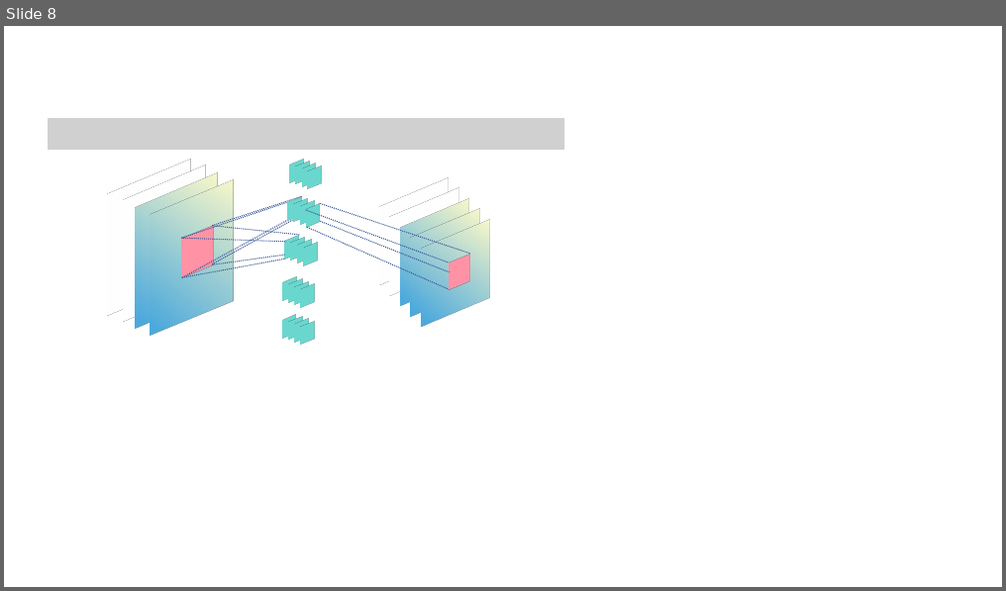
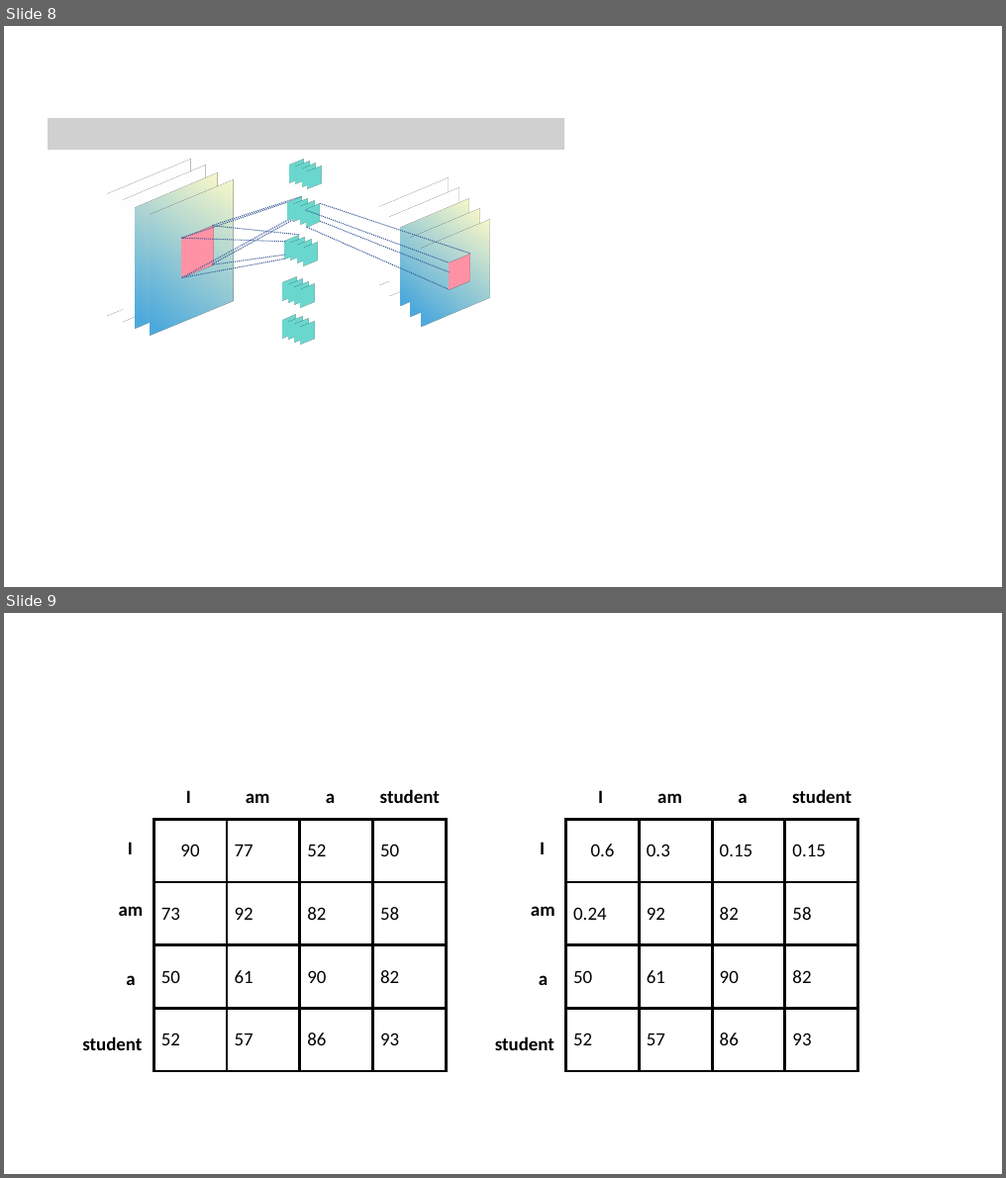
Before and after one commit to ShengzheOuyang/latex_template_students, a slide deck: 插图制作.pptx. Shown one above the other, each under a label of ours: slide 8 before the commit, slides 8 and 9 after it. The pictures are 1006x591 and 1006x1178 pixels, drawn with LibreOffice and Linux fonts; fonts in the diff are those of the drawing; grey boxes stand for pictures. Boxes give left, top, right and bottom in pixels: in the first picture for what was removed or moved away, otherwise in the second. Text is boxed around its words. In the diff, an @@ line names an element or a change of style, - is before the commit and + after.

```diff
--- a/插图制作.pptx
+++ b/插图制作.pptx
@@ slide 9 added at <box>4,613,1002,1174</box>, background #FFFFFF @@
@@ text added at <box>186,790,191,803</box>, 18 pt, text #000000, bold @@
+I
@@ text added at <box>380,789,440,803</box>, 18 pt, text #000000, bold @@
+student
@@ text added at <box>598,790,603,803</box>, 18 pt, text #000000, bold @@
+I
@@ text added at <box>792,789,851,803</box>, 18 pt, text #000000, bold @@
+student
@@ table added at <box>153,820,448,1072</box>, 4 rows, 4 columns @@
+90 | 77 | 52 | 50
+73 | 92 | 82 | 58
+50 | 61 | 90 | 82
+52 | 57 | 86 | 93
@@ text added at <box>246,793,270,803</box>, 18 pt, text #000000, bold @@
+am
@@ text added at <box>326,793,335,803</box>, 18 pt, text #000000, bold @@
+a
@@ table added at <box>566,820,859,1072</box>, 4 rows, 4 columns @@
+0.6 | 0.3 | 0.15 | 0.15
+0.24 | 92 | 82 | 58
+50 | 61 | 90 | 82
+52 | 57 | 86 | 93
@@ text added at <box>657,793,682,803</box>, 18 pt, text #000000, bold @@
+am
@@ text added at <box>738,793,746,803</box>, 18 pt, text #000000, bold @@
+a
@@ text added at <box>128,842,133,855</box>, 18 pt, text #000000, bold @@
+I
@@ text added at <box>540,842,545,855</box>, 18 pt, text #000000, bold @@
+I
@@ text added at <box>119,906,144,916</box>, 18 pt, text #000000, bold @@
+am
@@ text added at <box>531,906,555,916</box>, 18 pt, text #000000, bold @@
+am
@@ text added at <box>126,975,135,985</box>, 18 pt, text #000000, bold @@
+a
@@ text added at <box>539,975,548,985</box>, 18 pt, text #000000, bold @@
+a
@@ text added at <box>82,1037,142,1051</box>, 18 pt, text #000000, bold @@
+student
@@ text added at <box>495,1037,554,1051</box>, 18 pt, text #000000, bold @@
+student
```
Also in this commit, not shown: 1 other slide added, 3 other files.
